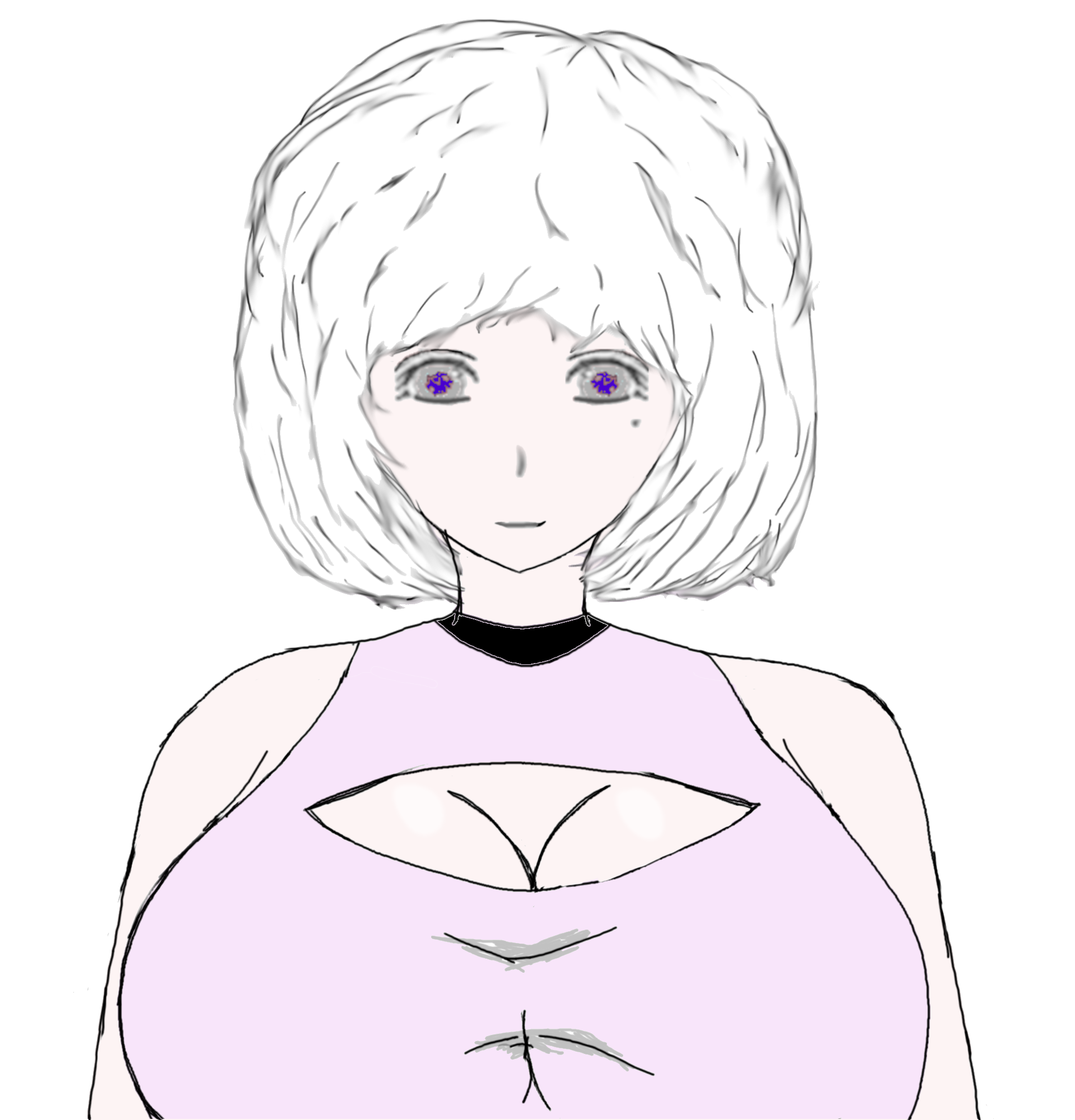
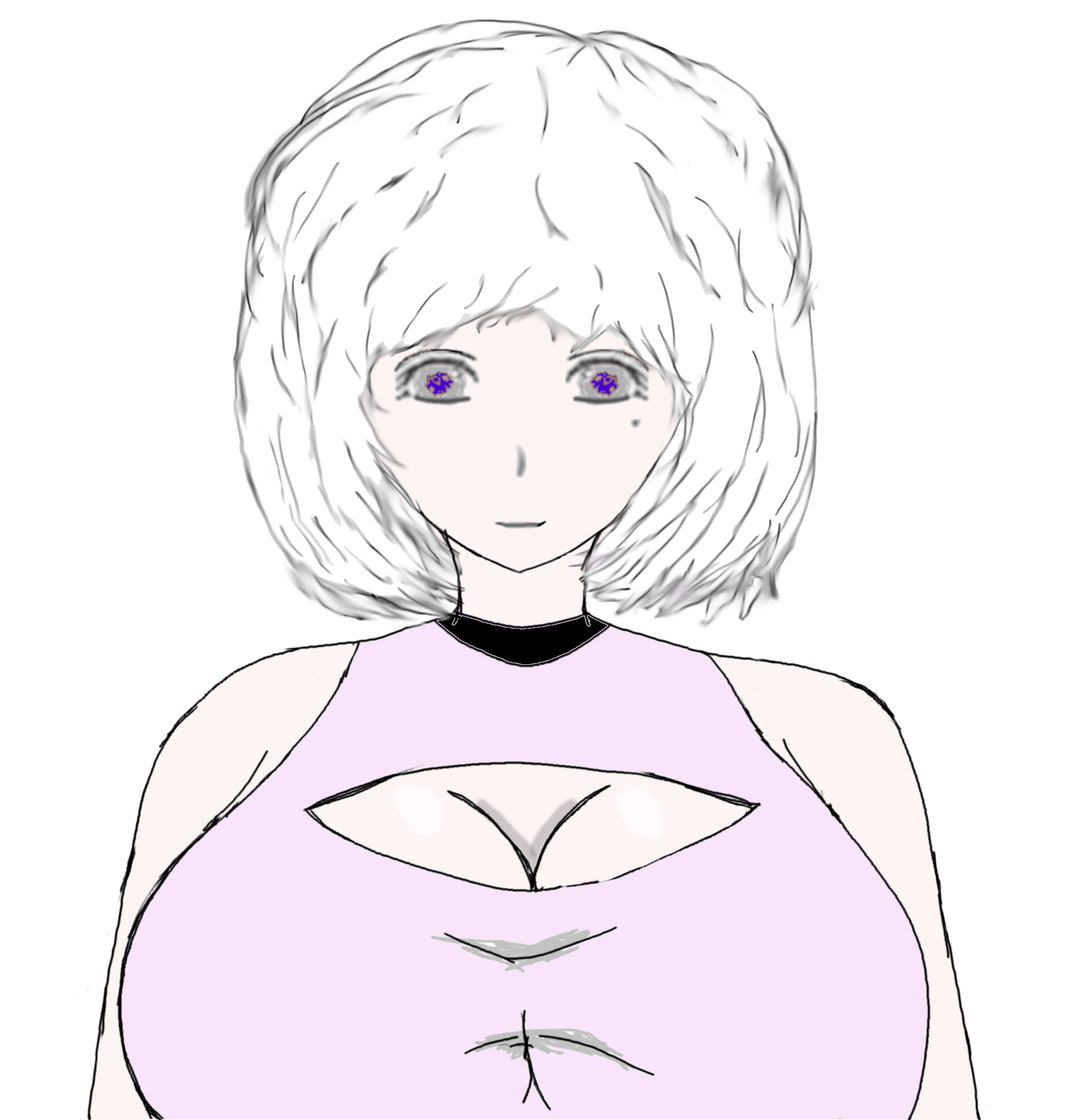
Layer changes from the first (1075, 1120) image to the second:
painted on "Background" over box(242, 94, 784, 873)
